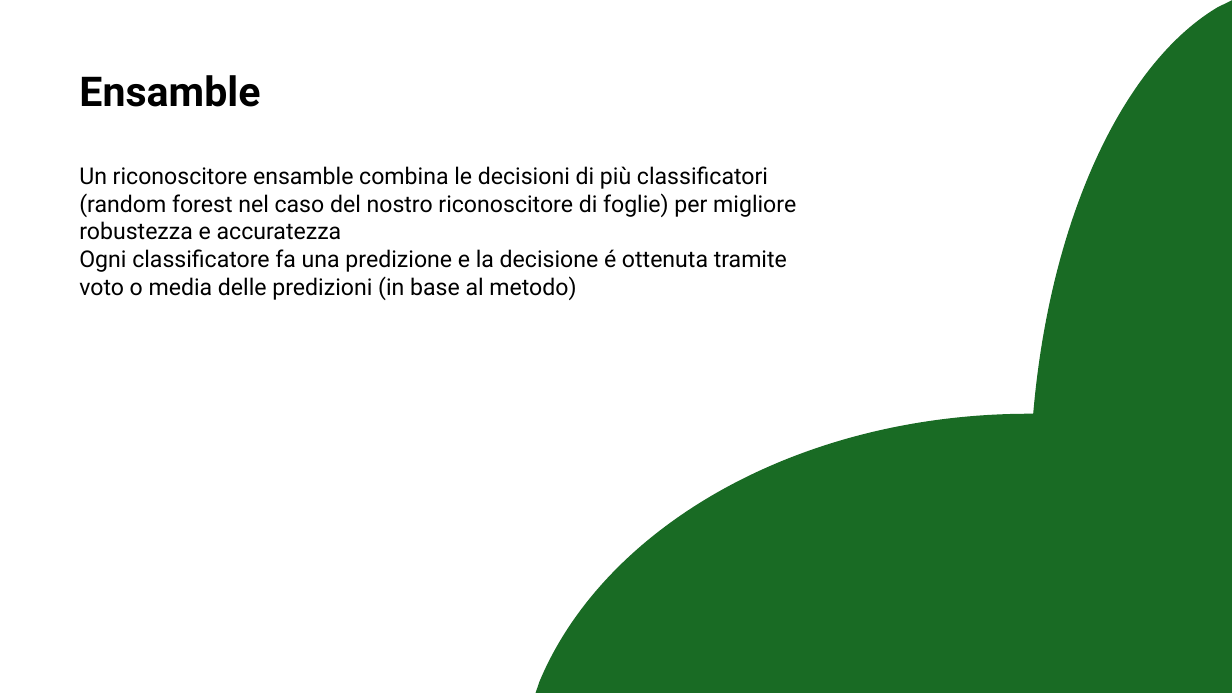
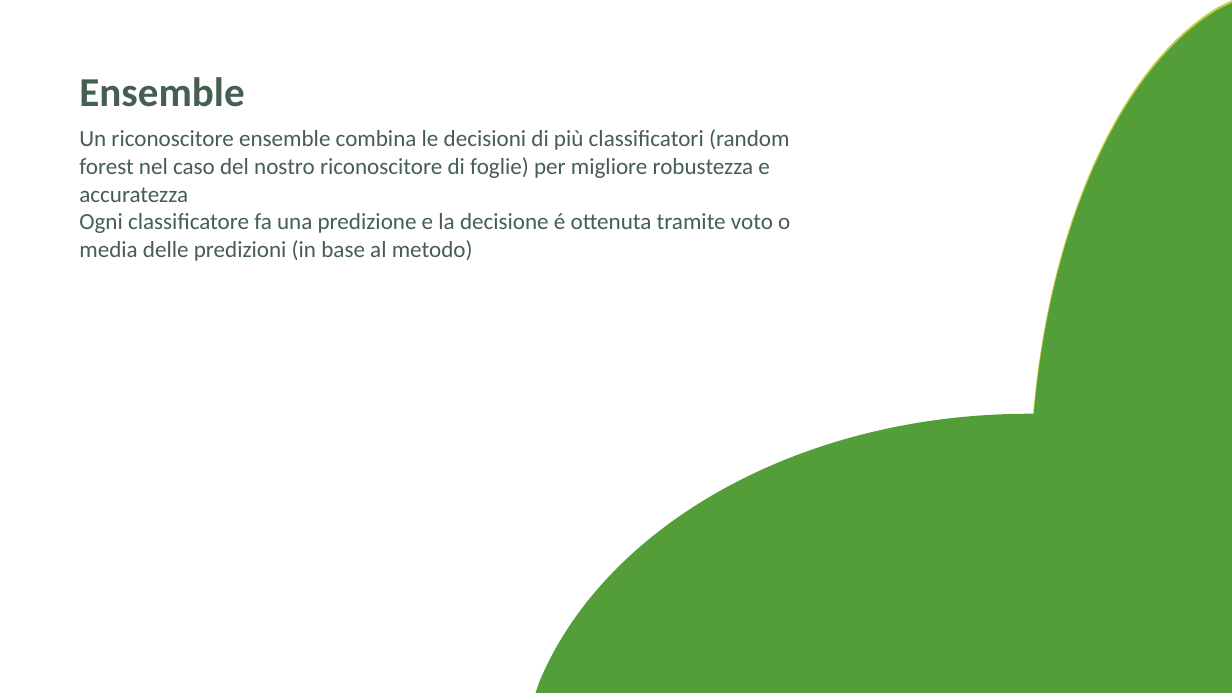
Before and after one commit to aleeteo/leaf_ID, a slide deck: slide 22 of presentazione/ProjectLeafWIP.pptx (slide 21 before the commit). Drawn at 1232x693 pixels with LibreOffice and Linux fonts; fonts in the diff are those of the drawing. Boxes give left, top, right and bottom in pixels: in the first picture for what was removed or moved away, otherwise in the second. Text is boxed around its words. In the diff, an @@ line names an element or a change of style, - is before the commit and + after.

```diff
--- a/presentazione/ProjectLeafWIP.pptx
+++ b/presentazione/ProjectLeafWIP.pptx
@@ freeform shape at (1031,0,1232,693): fill #196B24 to #C0CF3A @@
@@ freeform shape at (1031,2,1232,693): fill #196B24 to #549E39 @@
@@ title at (79,77,244,107): text changed; font Roboto to Calibri; text colour #000000 to #455F51 @@
-Ensamble
+Ensemble
@@ text "Un riconoscitore ensemble combina le ...": place and size @@
-text "Un riconoscitore ensemble combina le ..." at (79,166,796,300)
+text "Un riconoscitore ensemble combina le ..." at (79,129,790,261)
@@ text at (79,129,789,202): text changed; font Roboto to Calibri; text colour #000000 to #455F51 @@
-Un riconoscitore ensamble combina le decisioni di più classificatori (random forest nel caso del nostro riconoscitore di foglie) per migliore robustezza e accuratezza
+Un riconoscitore ensemble combina le decisioni di più classificatori (random forest nel caso del nostro riconoscitore di foglie) per migliore robustezza e accuratezza
@@ text at (79,213,790,261): font Roboto to Calibri, text colour #000000 to #455F51 in "Ogni classificatore fa una predizione e la ..." @@
@@ freeform shape at (532,414,1232,693): fill #196B24 to #549E39 @@
```
Also in this commit, not shown: 28 other slides changed, 10 slides added, 4 slides removed.
